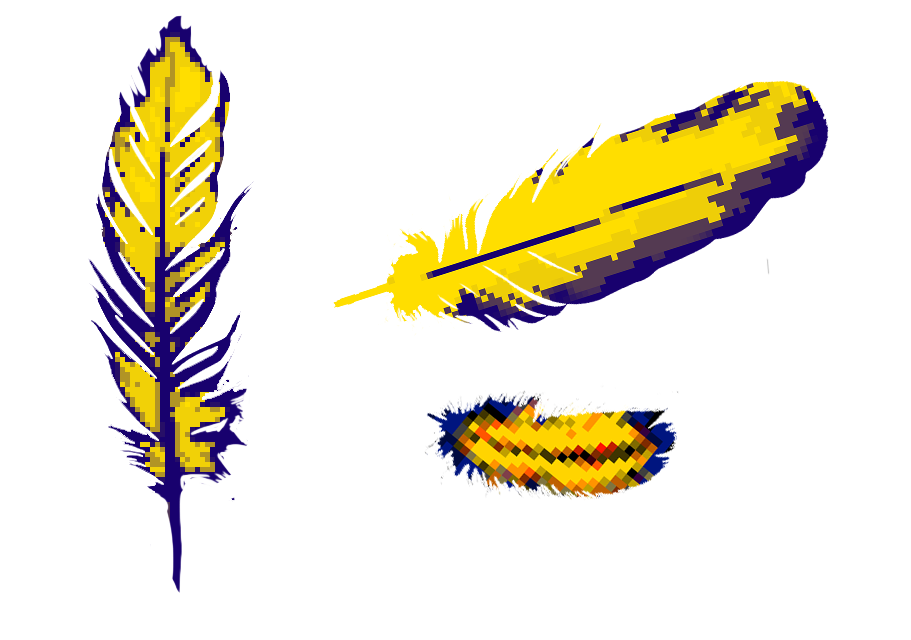
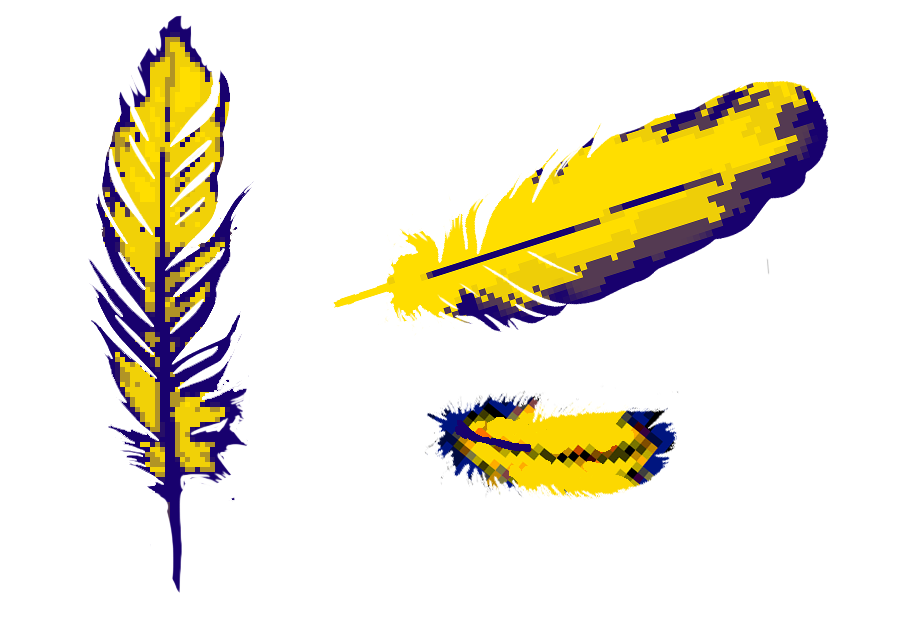
Comparing the layer stacks of the two 911px x 640px images. Changes:
painted on "Layer 6" over (454, 398, 658, 500)
